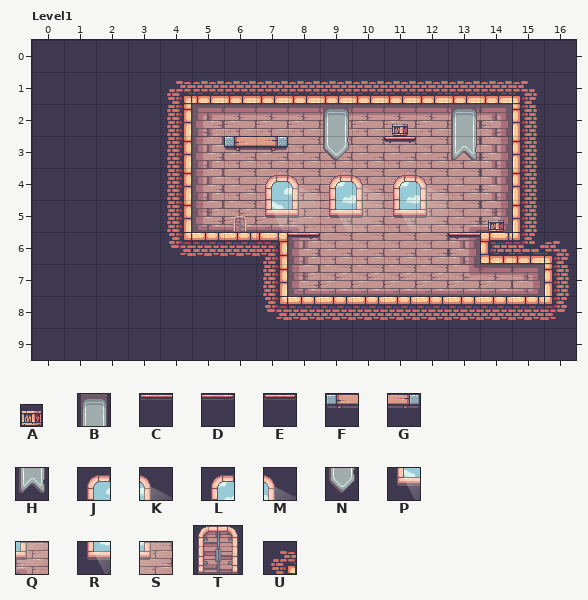
LDtk project: LDtkMonogame.Examples/samples/LDtkMonogameExample.ldtk. Above: the version before the commit.
Cells are 32x32 px. Shown: Level1 x 0..16, y 0..9. The commit also changed other parts of the map, which this record leaves out. The old version is drawn lined up with the new one.
Key: from "Box": A sheet position 0,0; from "Decorations_32x32_": B 8, C 9, D 11, E 12, F 16, G 18, H 22, J 23, K 24, L 25, M 26, N 29, P 30, Q 31, R 32, S 33; from "Door": T sheet position 0,0; from "Terrain": U 1 "Wall".
_ is an empty cell.
Objects are placed by their top-left corner, in cells (3,4 is the top-left corner of cell 3,4); size is 1x1 cell unless given.
Layer "Terrain" before, first column x 0:
 0 ___UUUUUUUUUUUUUU
 1 ___UUUUUUUUUUUUUU
 2 ___UU__________UU
 3 ___UU__________UU
 4 ___UU__________UU
 5 ___UU__________UU
 6 ___UUUUU______UUU
 7 ___UUUUU________U
 8 ___UUUUUUUUUUUUUU
 9 ___UUUUUUUUUUUUUU
Layer "Tiles" before, first column x 0:
 0 _________________
 1 _________________
 2 _________B___B___
 3 ______FG_N_E_H___
 4 _______JKLMLM____
 5 _______PQRSRS____
 6 ________D____C___
 7 _________________
 8 _________________
 9 _________________
Objects on layer "Entities" before:
T "Door" at 6.2,5.5 size 0.5x0.5
A "Crate" at 14.2,5.5 size 0.5x0.5
A "Crate" at 11.2,2.5 size 0.5x0.5
And afterwards:
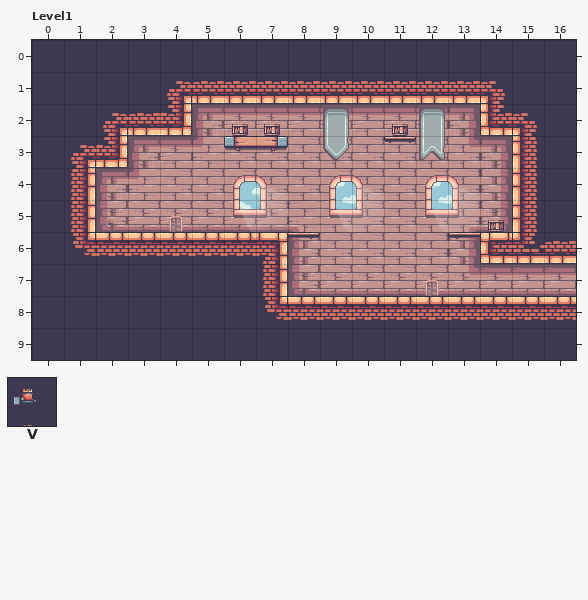
Further tiles: from "KingHuman": V sheet position 0,0.
See-through tiles are keyed as they look on the map.
The edit:
Changed rows in their new state; . is an unchanged cell.
map size 14x10 -> 17x10 cells (old content now starts at 3,0; both pictures use the new coordinates)
Layer "Terrain":
first column x 1:
 2 .U...........U..
 3 UU__............
 4 U.__............
 5 U.__............
 6 UU..............
 7 ..............._
Layer "Tiles":
first column x 6:
 2 ......B_
 3 ......H_
 4 JK_.._LM
 5 PQ_.._RS
Layer "Entities":
added: V "Player" at 2.2,5.5 size 0.5x0.5
changed: T "Door" at 6.2,5.5 size 0.5x0.5 -> T "Door" at 12.2,7.5 size 0.5x0.5
added: T "Door" at 4.2,5.5 size 0.5x0.5
added: A "Crate" at 7.2,2.5 size 0.5x0.5
added: A "Crate" at 6.2,2.5 size 0.5x0.5
